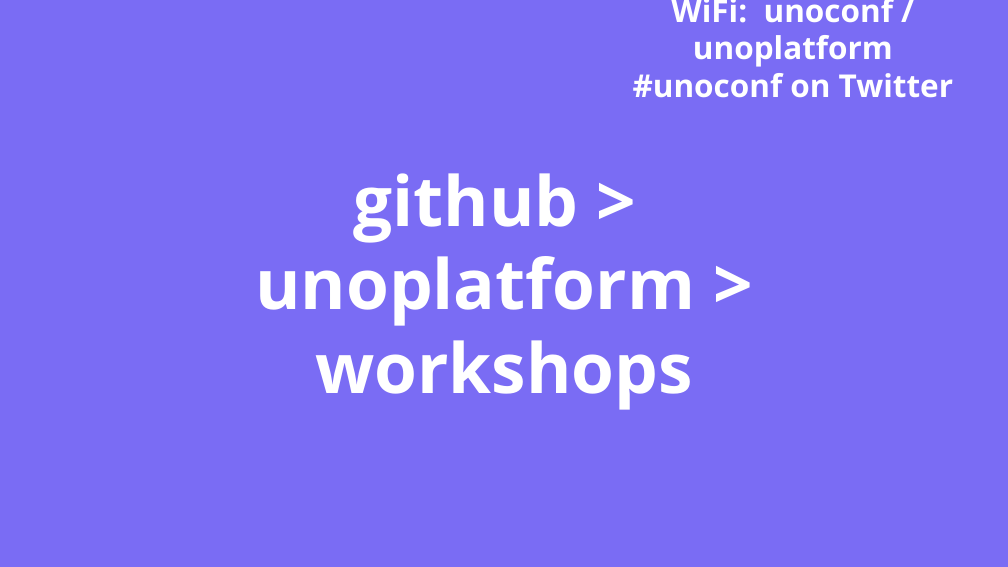
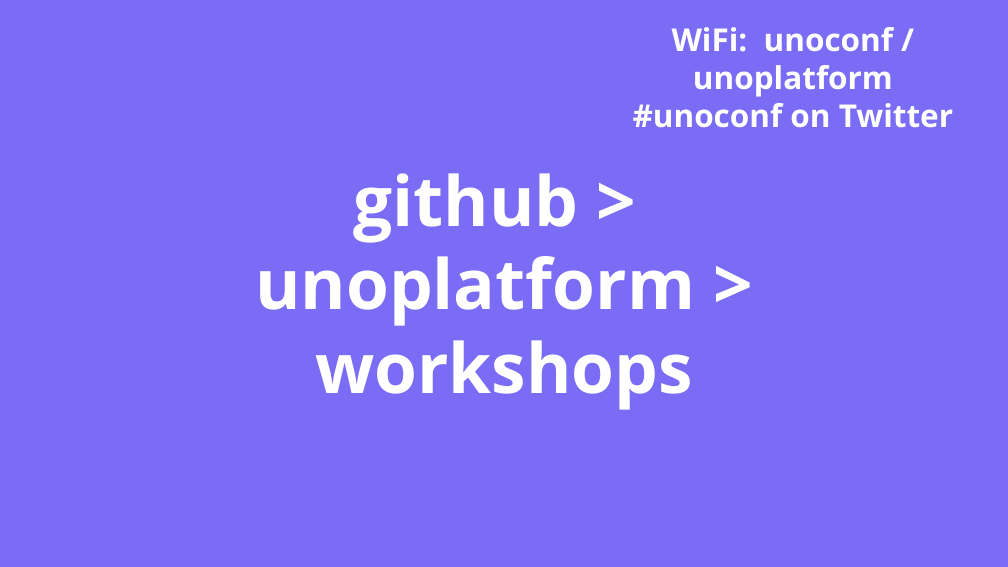
Before and after one commit to unoplatform/workshops, a slide deck: slide 5 of uno-bootcamp/slides/uno-bootcamp.pptx. Drawn at 1008x567 pixels with LibreOffice and Linux fonts; fonts in the diff are those of the drawing; background and template pictures are left out. Boxes give left, top, right and bottom in pixels: in the first picture for what was removed or moved away, otherwise in the second. Text is boxed around its words. In the diff, an @@ line names an element or a change of style, - is before the commit and + after.

```diff
--- a/uno-bootcamp/slides/uno-bootcamp.pptx
+++ b/uno-bootcamp/slides/uno-bootcamp.pptx
@@ text "WiFi: unoconf / unoplatform": place and size @@
-text "WiFi: unoconf / unoplatform" at [633, 0, 953, 98]
+text "WiFi: unoconf / unoplatform" at [633, 27, 953, 128]
```
Also in this commit, not shown: 24 other slides changed.
